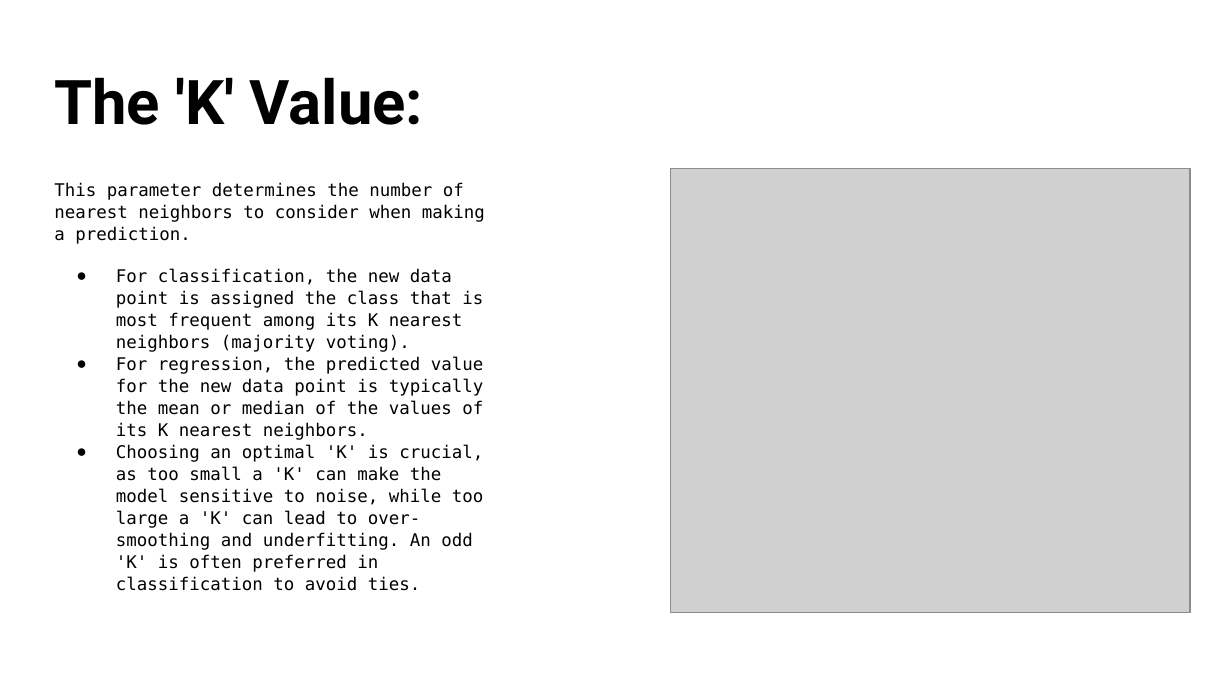
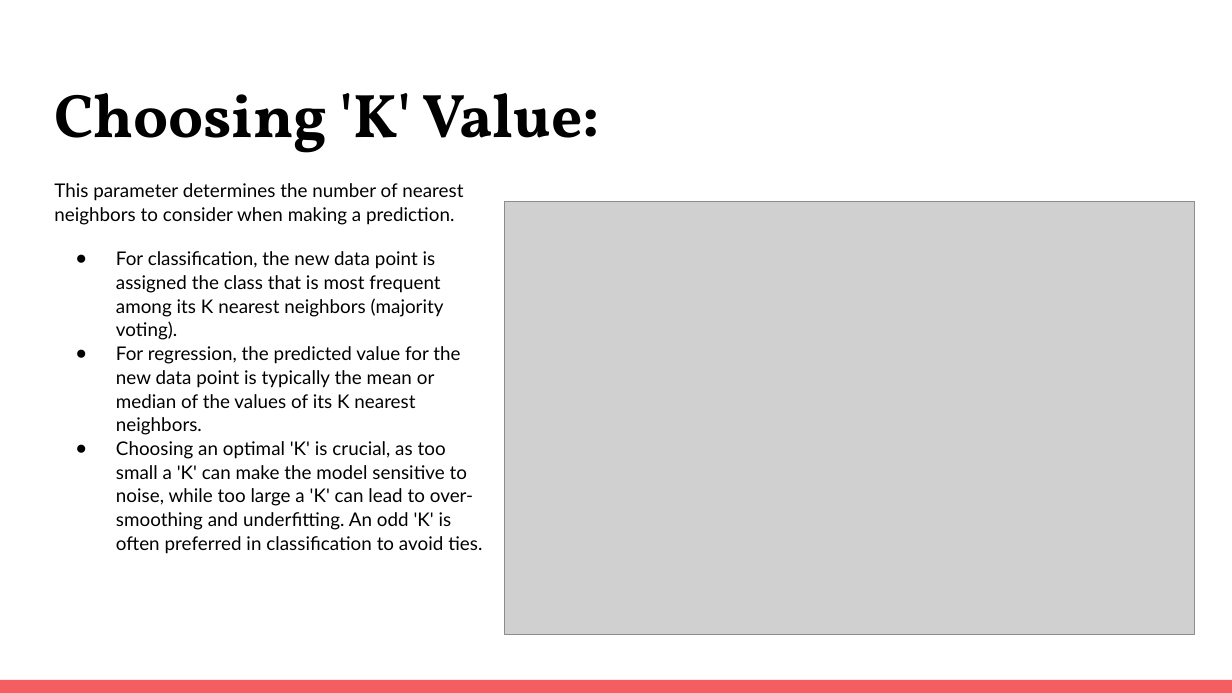
Before and after one commit to TrentNation/Data-Mining-Project-UG14, a slide deck: slide 5 of k-Nearest Neighbors (k-NN) Classification _ Regression.pptx. Drawn at 1232x693 pixels with LibreOffice and Linux fonts; fonts in the diff are those of the drawing; grey boxes stand for pictures. Boxes give left, top, right and bottom in pixels: in the first picture for what was removed or moved away, otherwise in the second. Text is boxed around its words. In the diff, an @@ line names an element or a change of style, - is before the commit and + after.

```diff
--- a/k-Nearest Neighbors (k-NN) Classification _ Regression.pptx
+++ b/k-Nearest Neighbors (k-NN) Classification _ Regression.pptx
@@ title at (54, 93, 600, 153): text changed; font Roboto to Vollkorn @@
-The 'K' Value:
+Choosing 'K' Value:
@@ text "This parameter determines the number ..." at (54, 183, 482, 554): size 10.2 to 11 pt, font DejaVu Sans Mono to Lato; indent changed @@
@@ picture: place and size @@
-picture at (670, 169, 1190, 612)
+picture at (504, 202, 1195, 634)
@@ rectangle added at (0, 680, 1232, 693), fill #F55E61 @@
```
Also in this commit, not shown: 10 other slides changed, 7 slides added, 4 slides removed.
